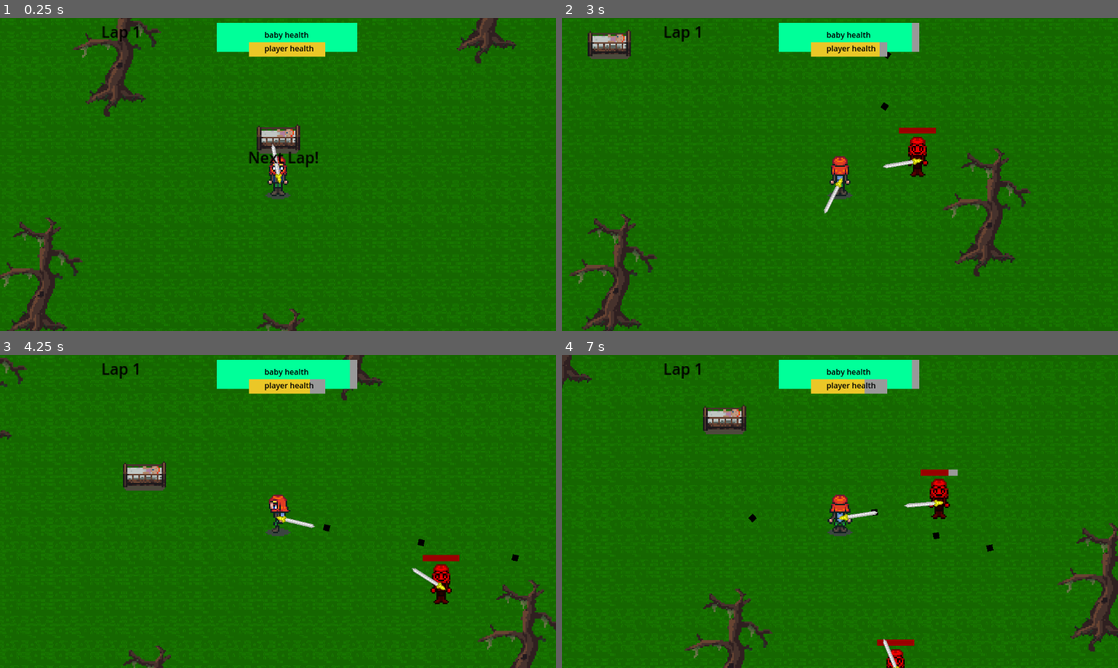
Above: before the commit, frames 1-4 (two rows, left to right).
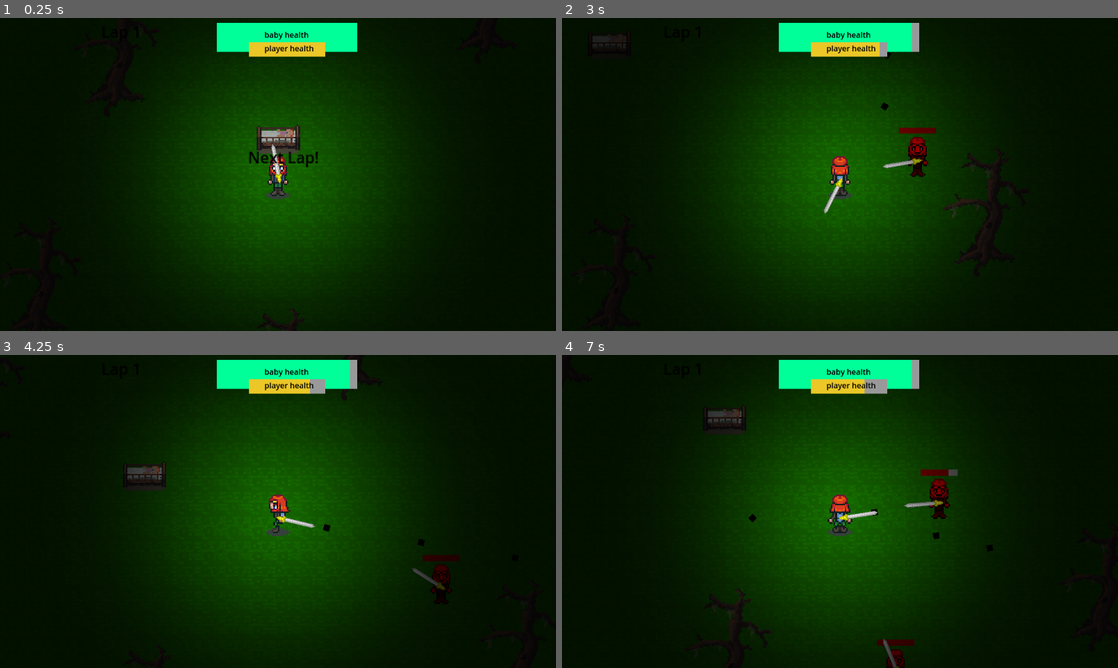
Above: after the commit, the same moments.

Repository: ShatReal/Pass-The-Game
Game: Godot game, scene res://scenes/levels/shooter_level_1.tscn
The game is run twice, just before and just after one commit, with the same random seed, the same clock (stepped at 60 frames per second) and the same inputs. This scene is started directly instead of the project's main scene.
Inputs (mouse positions are in pixels of both pictures, inside the frame that each line leads up to):
- Up to frame 1 (0.25 s): no input
- Up to frame 2 (3 s): tap Enter (attack) at 0.5 s; move the mouse to (962, 158) at 0.52 s; hold D (right) 0.53-1.28 s; hold Enter (attack) 0.53-1.28 s; move the mouse to (728, 190) at 1.27 s; hold S (down) 1.28-2.03 s; tap Space (boost) at 1.35, 2.85 s; move the mouse to (895, 105) at 2.02 s; hold D (right) 2.03-2.78 s; hold Enter (attack) 2.03-2.78 s; move the mouse to (812, 237) at 2.77 s; hold W (up) from 2.78 s (still down)
- Up to frame 3 (4.25 s): move the mouse to (444, 558) at 3.52 s; release W (up) at 3.53 s; hold A (left) from 3.53 s (still down); hold Enter (attack) from 3.53 s (still down)
- Up to frame 4 (7 s): move the mouse to (673, 464) at 4.27 s; release Enter (attack) at 4.28 s; tap Space (boost) at 4.35, 5.85 s; move the mouse to (867, 511) at 5.02 s; release A (left) at 5.03 s; hold S (down) 5.03-5.78 s; hold Enter (attack) 5.03-5.78 s; move the mouse to (756, 433) at 5.77 s; hold D (right) 5.78-6.53 s; move the mouse to (962, 495) at 6.52 s; hold W (up) from 6.53 s (still down); hold Enter (attack) from 6.53 s (still down)

The runs differ from the first frame. In frame 1, 92% of the frame differs, in the area x 0-100%, y 0-100%; in frame 2, 92%; in frame 3, 92%; in frame 4, 92%.

Commit message:
added new bread; added screen black out

Diff:
--- a/scenes/food/bread.tscn
+++ b/scenes/food/bread.tscn
@@ -1,14 +1,79 @@
-[gd_scene load_steps=3 format=3 uid="uid://ddh2fwcik3i52"]
+[gd_scene load_steps=8 format=3 uid="uid://ddh2fwcik3i52"]
 
 [ext_resource type="Script" path="res://scripts/bread.gd" id="1_5vk3r"]
+[ext_resource type="Texture2D" uid="uid://d0830t2uowj61" path="res://assets/textures/Bread.png" id="2_86lxi"]
+[ext_resource type="Texture2D" uid="uid://cicbx8x16kwsi" path="res://assets/textures/Shadow.png" id="3_apjta"]
 
 [sub_resource type="RectangleShape2D" id="RectangleShape2D_fc3j4"]
 size = Vector2(83, 22)
+
+[sub_resource type="Animation" id="Animation_3ewfu"]
+resource_name = "idle"
+loop_mode = 1
+step = 0.05
+tracks/0/type = "value"
+tracks/0/imported = false
+tracks/0/enabled = true
+tracks/0/path = NodePath("Bread:position")
+tracks/0/interp = 2
+tracks/0/loop_wrap = true
+tracks/0/keys = {
+"times": PackedFloat32Array(0, 0.5, 1),
+"transitions": PackedFloat32Array(1, 1, 1),
+"update": 0,
+"values": [Vector2(0, 0), Vector2(0, -8), Vector2(0, 0)]
+}
+tracks/1/type = "value"
+tracks/1/imported = false
+tracks/1/enabled = true
+tracks/1/path = NodePath("Shadow:frame")
+tracks/1/interp = 2
+tracks/1/loop_wrap = true
+tracks/1/keys = {
+"times": PackedFloat32Array(0, 0.25, 0.5, 0.75, 1),
+"transitions": PackedFloat32Array(1, 1, 1, 1, 1),
+"update": 1,
+"values": [0, 1, 2, 1, 0]
+}
+
+[sub_resource type="Animation" id="Animation_4xli2"]
+length = 0.001
+tracks/0/type = "value"
+tracks/0/imported = false
+tracks/0/enabled = true
+tracks/0/path = NodePath("Bread:position")
+tracks/0/interp = 1
+tracks/0/loop_wrap = true
+tracks/0/keys = {
+"times": PackedFloat32Array(0),
+"transitions": PackedFloat32Array(1),
+"update": 0,
+"values": [Vector2(0, 0)]
+}
+tracks/1/type = "value"
+tracks/1/imported = false
+tracks/1/enabled = true
+tracks/1/path = NodePath("Shadow:frame")
+tracks/1/interp = 1
+tracks/1/loop_wrap = true
+tracks/1/keys = {
+"times": PackedFloat32Array(0),
+"transitions": PackedFloat32Array(1),
+"update": 1,
+"values": [0]
+}
+
+[sub_resource type="AnimationLibrary" id="AnimationLibrary_5l7pq"]
+_data = {
+"RESET": SubResource("Animation_4xli2"),
+"idle": SubResource("Animation_3ewfu")
+}
 
 [node name="bread" type="Area2D"]
 script = ExtResource("1_5vk3r")
 
 [node name="texture" type="Node2D" parent="."]
+visible = false
 
 [node name="Polygon2D" type="Polygon2D" parent="texture"]
 color = Color(0.6, 0.423529, 0.164706, 1)
@@ -52,4 +117,19 @@
 position = Vector2(-1.5, -1)
 shape = SubResource("RectangleShape2D_fc3j4")
 
+[node name="Shadow" type="Sprite2D" parent="."]
+scale = Vector2(4, 4)
+texture = ExtResource("3_apjta")
+hframes = 4
+
+[node name="Bread" type="Sprite2D" parent="."]
+scale = Vector2(4, 4)
+texture = ExtResource("2_86lxi")
+
+[node name="AnimationPlayer" type="AnimationPlayer" parent="."]
+autoplay = "idle"
+libraries = {
+"": SubResource("AnimationLibrary_5l7pq")
+}
+
 [connection signal="body_entered" from="." to="." method="_on_body_entered"]
--- a/scenes/levels/level_1.tscn
+++ b/scenes/levels/level_1.tscn
@@ -60,6 +60,21 @@
 [sub_resource type="RectangleShape2D" id="RectangleShape2D_pgru0"]
 size = Vector2(32, 29.6296)
 
+[sub_resource type="Animation" id="Animation_rmqya"]
+length = 0.001
+tracks/0/type = "value"
+tracks/0/imported = false
+tracks/0/enabled = true
+tracks/0/path = NodePath(".:frame")
+tracks/0/interp = 1
+tracks/0/loop_wrap = true
+tracks/0/keys = {
+"times": PackedFloat32Array(0),
+"transitions": PackedFloat32Array(1),
+"update": 1,
+"values": [0]
+}
+
 [sub_resource type="Animation" id="Animation_3jau5"]
 resource_name = "idle"
 length = 0.5
@@ -77,21 +92,6 @@
 "values": [0, 1]
 }
 
-[sub_resource type="Animation" id="Animation_rmqya"]
-length = 0.001
-tracks/0/type = "value"
-tracks/0/imported = false
-tracks/0/enabled = true
-tracks/0/path = NodePath(".:frame")
-tracks/0/interp = 1
-tracks/0/loop_wrap = true
-tracks/0/keys = {
-"times": PackedFloat32Array(0),
-"transitions": PackedFloat32Array(1),
-"update": 1,
-"values": [0]
-}
-
 [sub_resource type="AnimationLibrary" id="AnimationLibrary_pw532"]
 _data = {
 "RESET": SubResource("Animation_rmqya"),
@@ -204,7 +204,6 @@
 
 [node name="bread" parent="food" instance=ExtResource("14_pj6nl")]
 position = Vector2(827, 324)
-rotation = 1.55509
 
 [node name="Entities" type="Node2D" parent="."]
 
--- a/scenes/levels/shooter_level_1.tscn
+++ b/scenes/levels/shooter_level_1.tscn
@@ -6,6 +6,7 @@
 [ext_resource type="PackedScene" uid="uid://of23kxh4cy0a" path="res://scenes/player/shooter_player.tscn" id="4_s3uo3"]
 [ext_resource type="AudioStream" uid="uid://bw1ulom8t0ovu" path="res://assets/music/song.mp3" id="5_26rgi"]
 [ext_resource type="PackedScene" uid="uid://dmrw8iuevssks" path="res://scenes/level_objects/tree.tscn" id="6_cobja"]
+[ext_resource type="Texture2D" uid="uid://btbcrkryo8ovq" path="res://assets/textures/black_out.png" id="6_yrtrr"]
 
 [sub_resource type="StyleBoxFlat" id="StyleBoxFlat_qxhxk"]
 
@@ -56,6 +57,14 @@
 position = Vector2(0, 85)
 
 [node name="Gui" type="CanvasLayer" parent="."]
+
+[node name="TextureRect" type="TextureRect" parent="Gui"]
+anchors_preset = 15
+anchor_right = 1.0
+anchor_bottom = 1.0
+grow_horizontal = 2
+grow_vertical = 2
+texture = ExtResource("6_yrtrr")
 
 [node name="BabyHealth" type="ProgressBar" parent="Gui"]
 offset_left = 449.0
Binary file added: assets/textures/Bread.png
Not shown, added: assets/textures/Bread.png.import
Binary file added: assets/textures/black_out.png
Not shown, added: assets/textures/black_out.png.import
Not shown: 1 places in scenes/levels/shooter_level_1.tscn that only renumber resources
